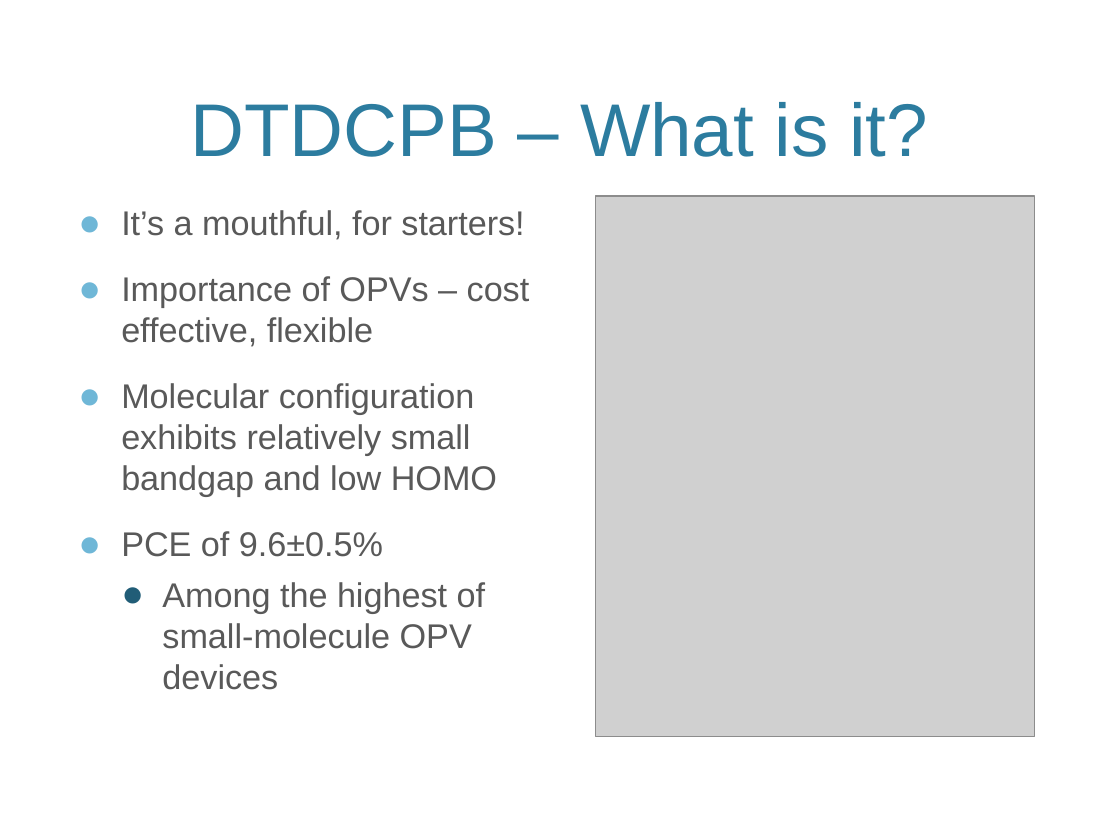
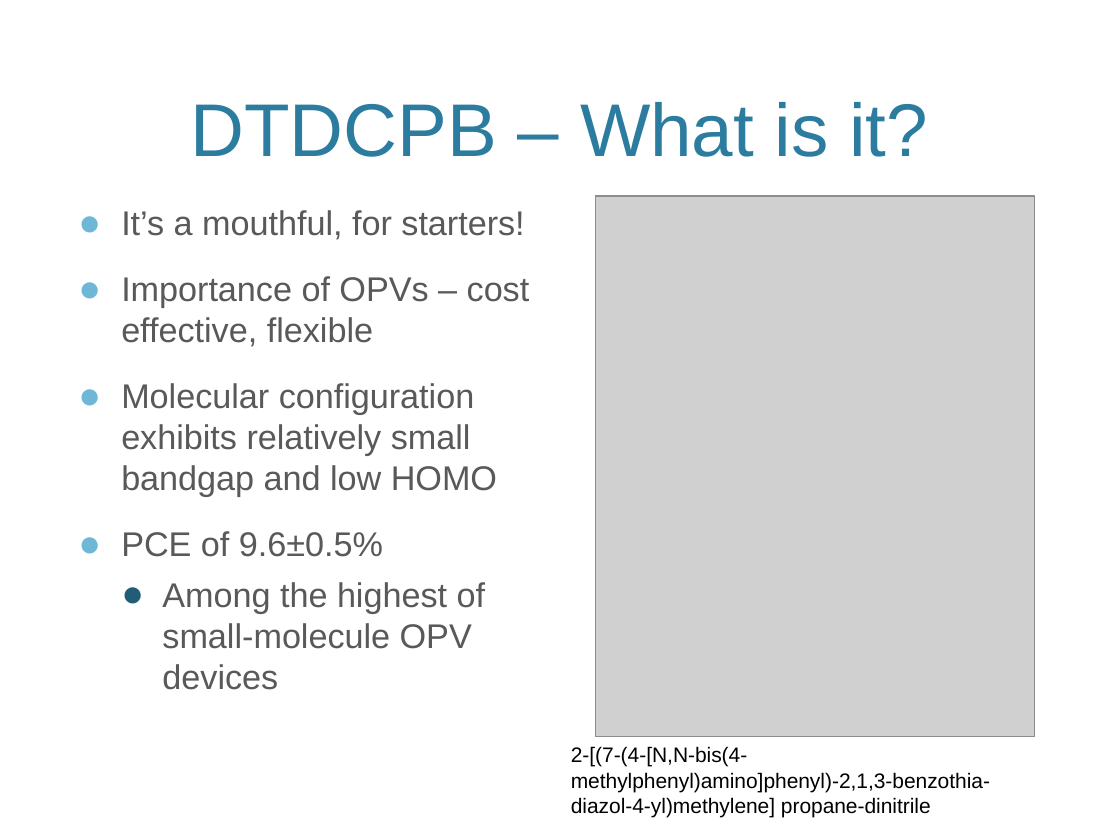
Before and after one commit to jjradler/565projectSp16, a slide deck: slide 2 of 565Presentation.pptx. Drawn at 1120x840 pixels with LibreOffice and Linux fonts; fonts in the diff are those of the drawing; grey boxes stand for pictures; background and template pictures are left out. Boxes give left, top, right and bottom in pixels: in the first picture for what was removed or moved away, otherwise in the second. Text is boxed around its words. In the diff, an @@ line names an element or a change of style, - is before the commit and + after.

Commit message:
small changes

```diff
--- a/565Presentation.pptx
+++ b/565Presentation.pptx
@@ text added at box(571, 746, 990, 817), 13.5 pt, text #000000 @@
+2-[(7-(4-[N,N-bis(4-methylphenyl)amino]phenyl)-2,1,3-benzothia-diazol-4-yl)methylene] propane-dinitrile
```
Also in this commit, not shown: 1 other slide changed.
